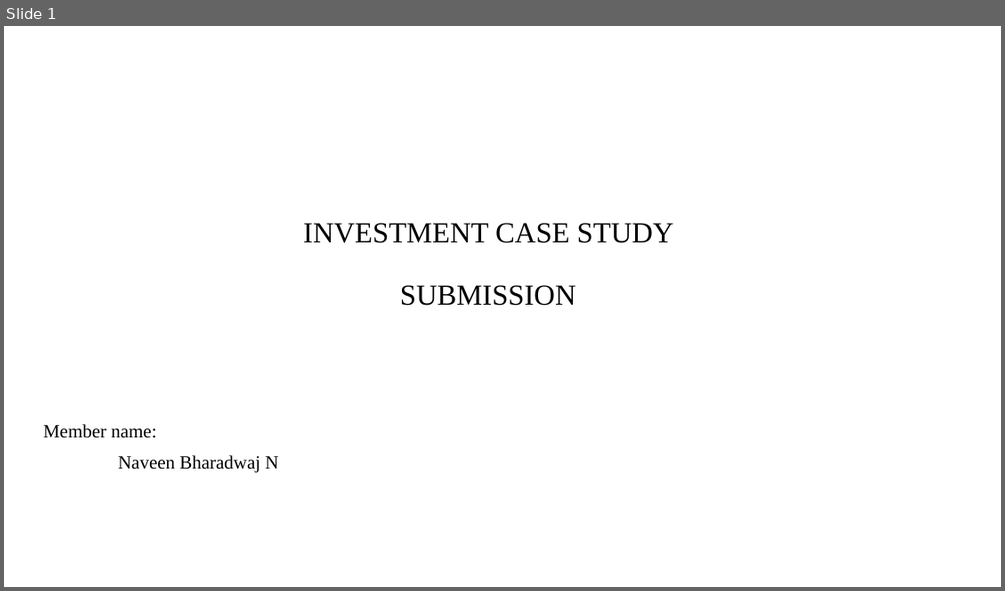
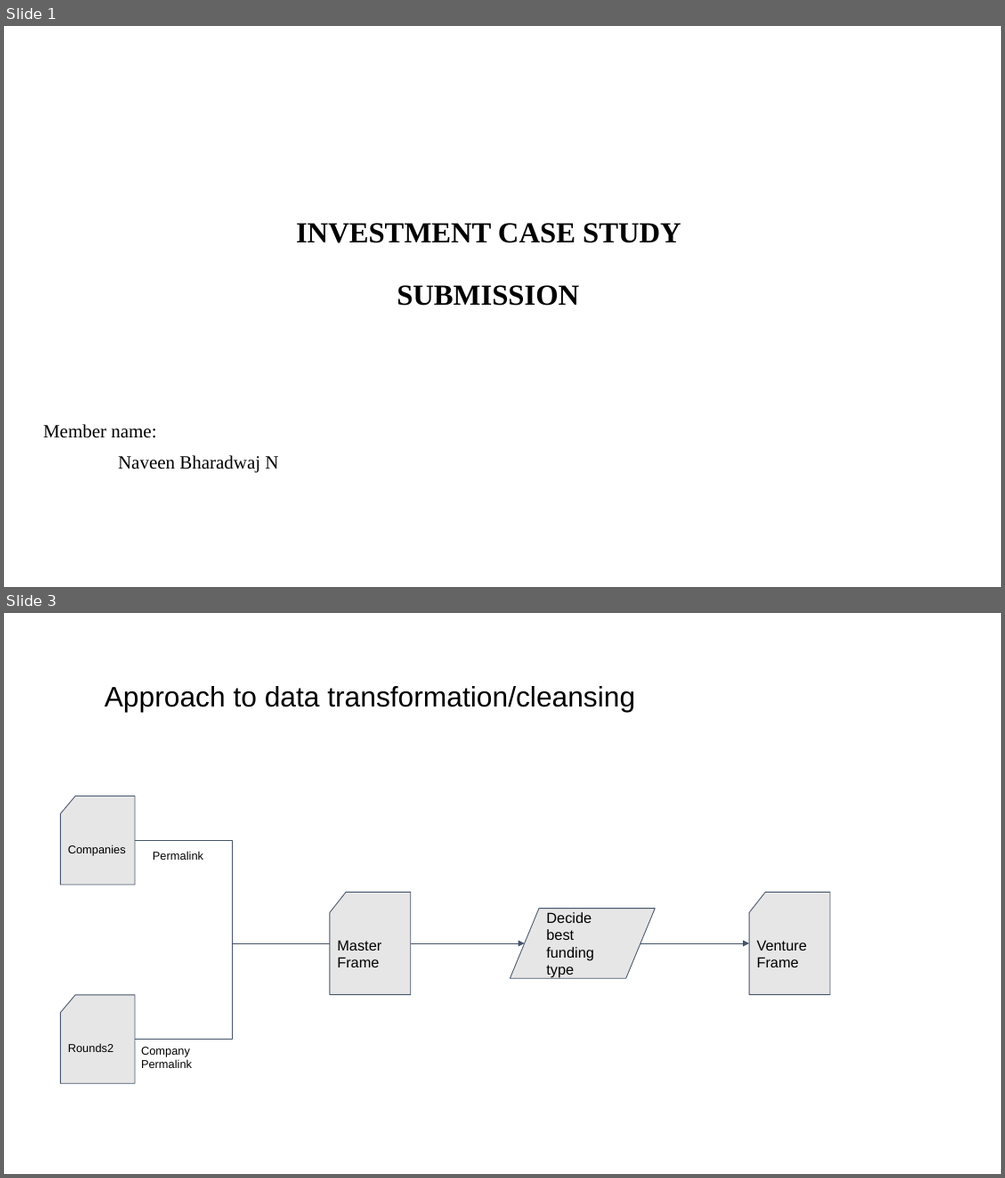
Before and after one commit to Nav33nn/investmentAnalysis, a slide deck: InvestmentAnalysis/results/Spark Funds Presentation.pptx. Shown one above the other, each under a label of ours: slide 1 before the commit, slides 1 and 3 after it; the slides between them are not shown. The pictures are 1005x591 and 1005x1178 pixels, drawn with LibreOffice and Linux fonts; fonts in the diff are those of the drawing; background and template pictures are left out. Boxes give left, top, right and bottom in pixels: in the first picture for what was removed or moved away, otherwise in the second. Text is boxed around its words. In the diff, an @@ line names an element or a change of style, - is before the commit and + after.

Commit message:
Case study - Investment Analysis Complete

```diff
--- a/InvestmentAnalysis/results/Spark Funds Presentation.pptx
+++ b/InvestmentAnalysis/results/Spark Funds Presentation.pptx
@@ slide 3 added at [4,613,1001,1174], background #FFFFFF @@
@@ title added at [105,686,635,711], 27.2 pt, text #000000 @@
+  Approach to data transformation/cleansing
@@ flow chart punched card added at [61,796,136,884], fill #E7E6E6, outline #44546A 0.75 pt, 11 pt, text #000000 @@
+Companies
@@ elbow line added from (135, 840) to (330, 943), #44546A 0.75 pt @@
@@ text added at [153,851,203,860], 11 pt, text #000000 @@
+Permalink
@@ flow chart punched card added at [330,892,411,995], fill #E7E6E6, outline #44546A 0.75 pt, 14 pt, text #000000 @@
+Master Frame
@@ flow chart punched card added at [750,892,830,995], fill #E7E6E6, outline #44546A 0.75 pt, 14 pt, text #000000 @@
+Venture Frame
@@ flow chart input output added at [510,908,655,979], fill #E7E6E6, outline #44546A 0.75 pt, 14 pt, text #000000 @@
+Decide best funding type
@@ elbow line added from (135, 1039) to (330, 943), #44546A 0.75 pt @@
@@ arrow added from (411, 943) to (525, 943), #44546A 0.75 pt @@
@@ arrow added from (640, 943) to (750, 943), #44546A 0.75 pt @@
@@ flow chart punched card added at [61,995,136,1083], fill #E7E6E6, outline #44546A 0.75 pt, 11 pt, text #000000 @@
+Rounds2
@@ text added at [141,1046,192,1068], 11 pt, text #000000 @@
+Company Permalink
@@ slide 1 changed as well @@
@@ title "INVESTMENT CASE STUDY SUBMISSION" at [296,223,681,305]: bold on @@
```
Also in this commit, not shown: 5 other slides added, 9 slides removed, 5 other files.
